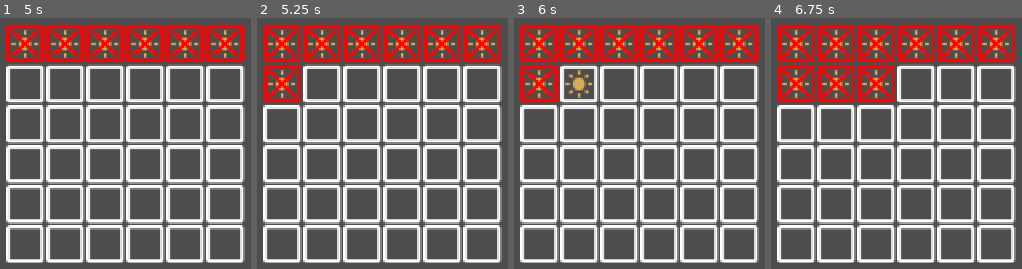
Above: before the commit, frames 1-4 (left to right).
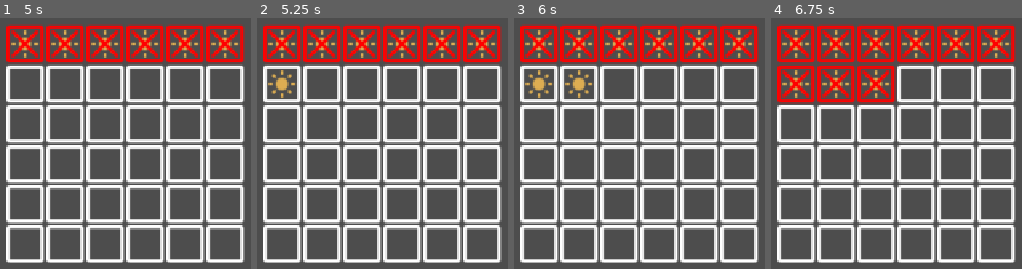
Above: after the commit, the same moments.

Repository: TacticalLaptopBag/godot-tango
Game: Godot game, scene res://test.tscn
The game is run twice, just before and just after one commit, with the same random seed, the same clock (stepped at 60 frames per second) and the same inputs.
Inputs (mouse positions are in pixels of both pictures, inside the frame that each line leads up to):
- Up to frame 1 (5 s): tap Enter at 0.5, 2, 3.5 s; move the mouse to (25, 43) at 0.52 s; click (25, 43) at 0.67 s; tap Space at 1.25, 2.75, 4.25 s; move the mouse to (65, 43) at 1.27 s; click (65, 43) at 1.42 s; move the mouse to (105, 43) at 2.02 s; click (105, 43) at 2.17 s; move the mouse to (145, 43) at 2.77 s; click (145, 43) at 2.92 s; move the mouse to (185, 43) at 3.52 s; click (185, 43) at 3.67 s; move the mouse to (225, 43) at 4.27 s; click (225, 43) at 4.42 s
- Up to frame 2 (5.25 s): move the mouse to (282, 83) at 5.02 s; click (282, 83) at 5.17 s
- Up to frame 3 (6 s): move the mouse to (579, 83) at 5.77 s; click (579, 83) at 5.92 s
- Up to frame 4 (6.75 s): move the mouse to (876, 83) at 6.52 s; click (876, 83) at 6.67 s

Frame 1 is identical in both runs. In frame 2, 1.6% of the frame differs, in the area x 2-18%, y 18-35%; in frame 3, 1.6%; in frame 4, nothing differs.

Commit message:
Fix rows wrapping to start, also win state

Diff:
--- a/src/board.gd
+++ b/src/board.gd
@@ -20,6 +20,8 @@
 
 func get_tile(grid_position: Vector2i) -> Sprite2D:
 	if grid_position.x < 0 or grid_position.y < 0:
+		return null
+	if grid_position.x >= size or grid_position.y >= size:
 		return null
 
 	var row_start := size * grid_position.y
@@ -78,7 +80,7 @@
 	return problem_tiles
 
 
-func _invalid_check():
+func _get_problem_tiles() -> Array[Tile]:
 	var problem_tiles: Array[Tile] = []
 	for tile in tiles:
 		tile.invalid = false
@@ -86,11 +88,26 @@
 
 	problem_tiles.append_array(_find_invalid_lines(LineType.COLUMN))
 	problem_tiles.append_array(_find_invalid_lines(LineType.ROW))
+	return problem_tiles
 
+
+func _is_filled() -> bool:
+	for tile in tiles:
+		if tile.current_type == Tile.TileType.Empty:
+			return false
+	return true
+
+
+func _update_state():
+	var problem_tiles := _get_problem_tiles()
 	for problem_tile in problem_tiles:
 		problem_tile.invalid = true
+
+	if problem_tiles.is_empty():
+		if _is_filled():
+			print("win!")
 
 
 func _on_tile_changed(tile: Tile):
 	print("Tile changed: "+str(tile.grid_position)+": "+str(tile.current_type))
-	_invalid_check()
+	_update_state()
